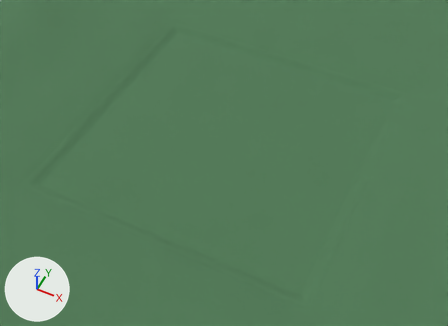
Renders of the Blender file assets/source/blender/creature_field_ground.blend from each side of a commit.
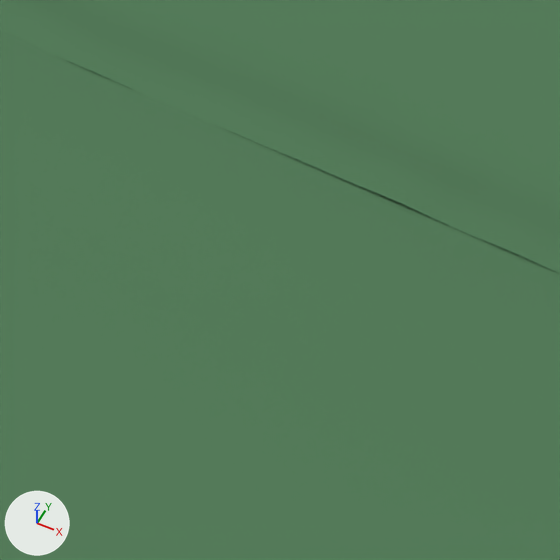
The first picture shows the older version from a 50 mm lens placed at (114.0, -233.0, 269.0), pointed at (4.0, -13.0, -7.0). The close-ups show the older and then the newer version on the part from 27% to 45% of the width and 69% to 94% of the height of that picture. Only the edits that show in the close-ups are written down. Arrows for +X, +Y and +Z are at lower left; the lights stay in place.

Objects in the first close-up: 'CreatureField', 'CreatureFieldHills'.
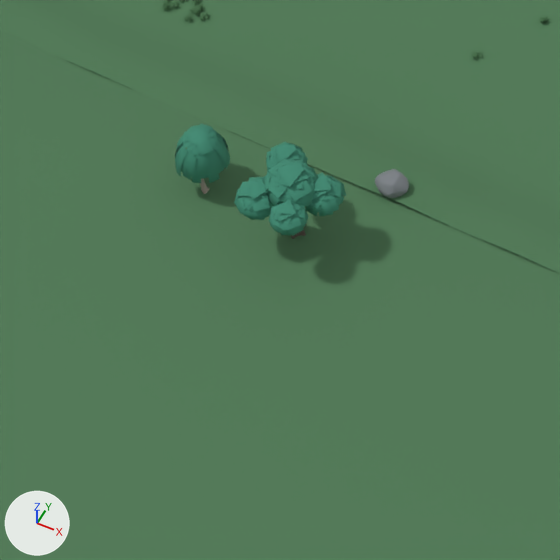
Changed parts and their boxes [x1, y1, x2, y2] in the close-ups (560 x 560 px):
'Berm6_Cards', added (green): after [175, 124, 346, 236]
'Berm6_Wood', added (mostly hidden): after [200, 169, 409, 239]
    faces in mat_m_creatureboulderc (grey #7d8287): [375, 169, 409, 198]
'Cover30_Cards', added: after [162, 0, 209, 22]
'Cover40_Cards', added: after [471, 16, 549, 59]

The change in detail:
Material 'M_CreatureBoulderA' (mat_m_creaturebouldera) is new.
Its base color is (0.205, 0.223, 0.242) (grey #7d8287).
Its roughness is 0.9.
Material 'M_CreatureTreeLantern' (mat_m_creaturetreelantern) is new.
Its base color is (0.371, 0.328, 0.279) (grey #a49b90).
Its roughness is 0.9.
Material 'M_CreatureBoulderC' (mat_m_creatureboulderc) is new.
Its base color is (0.205, 0.223, 0.242) (grey #7d8287).
Its roughness is 0.9.
Material 'M_CreatureTreeUmbrella' (mat_m_creaturetreeumbrella) is new.
Its base color is (0.102, 0.0802, 0.063) (brown #5a5047).
Its roughness is 0.9.
Material 'M_TreeCanopyCards' (mat_m_treecanopycards) is new.
Its base color is (0.0467, 0.254, 0.168) (green #3d8a72).
Its roughness is 0.9.
Material 'M_MeadowCards' (mat_m_meadowcards) is new.
Its base color is (0.0762, 0.195, 0.0844) (dark green #4e7a52).
Its roughness is 0.9.
Mesh me_berm6_wood_mesh is new.
It has 3311 vertices, 3987 faces and spans x -15.6..14.9, y -6.6..5.0, z 1.5..9.4.
Faces by material slot: [689, 1182, 1132, 984].
It uses material mat_m_creaturebouldera (grey #7d8287).
It uses material mat_m_creatureboulderc (grey #7d8287).
It uses material mat_m_creaturetreelantern (grey #a49b90).
It uses material mat_m_creaturetreeumbrella (brown #5a5047).
Mesh me_berm6_cards_mesh is new.
It has 2544 vertices, 1776 faces and spans x -16.8..-2.83, y -7.97..-0.92, z 5.25..10.43.
It uses material mat_m_treecanopycards (green #3d8a72).
Mesh me_cover40_cards_mesh is new.
It has 144 vertices, 96 faces and spans x 2.33..6.14, y -1.01..4.93, z -0.05..0.42.
It uses material mat_m_meadowcards (dark green #4e7a52).
Mesh me_cover30_cards_mesh is new.
It has 1728 vertices, 1152 faces and spans x -8.2..4.1, y -7.8..10.0, z -0.1..0.5.
It uses material mat_m_meadowcards (dark green #4e7a52).
Object 'Berm6_Wood' (ob_berm6_wood) is new; it shows me_berm6_wood_mesh.
Its location is (16.19, -87.39, 0.0).
Object 'Berm6_Cards' (ob_berm6_cards) is new; it shows me_berm6_cards_mesh.
Its location is (16.19, -87.39, 0.0).
Object 'Cover40_Cards' (ob_cover40_cards) is new; it shows me_cover40_cards_mesh.
Its location is (10.0, -70.0, 0.0).
Object 'Cover30_Cards' (ob_cover30_cards) is new; it shows me_cover30_cards_mesh.
Its location is (-10.0, -70.0, 0.0).
